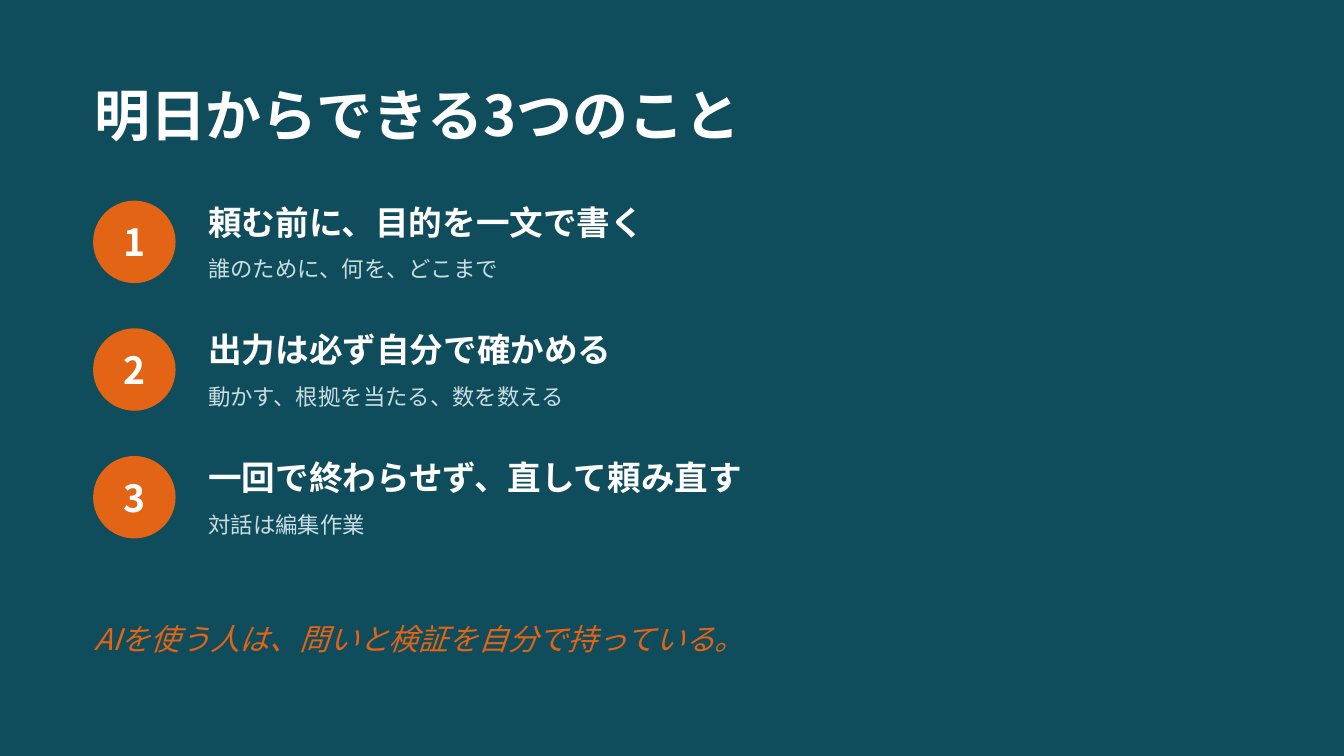
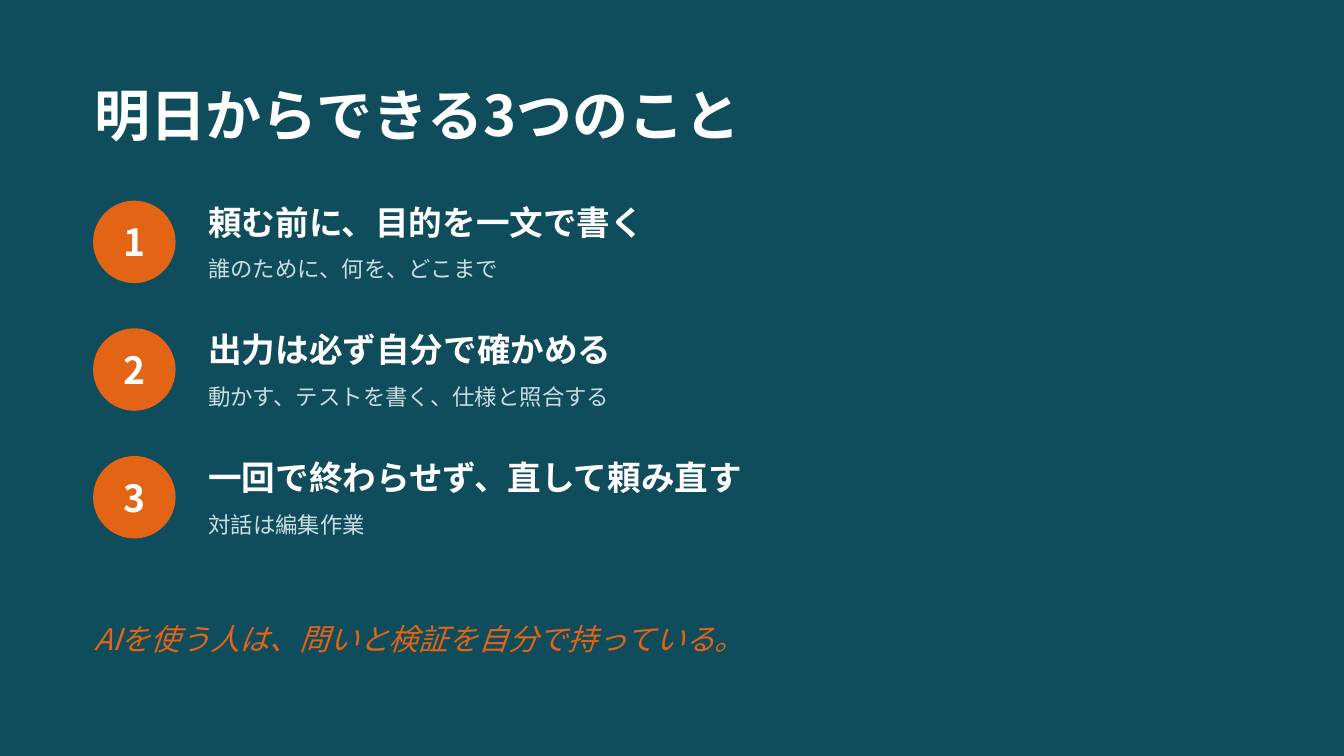
Before and after one commit to moto-k77/hello-world, a slide deck: slide 15 of claude-skills-lecture.pptx. Drawn at 1344x756 pixels with LibreOffice and Linux fonts; fonts in the diff are those of the drawing. Boxes give left, top, right and bottom in pixels: in the first picture for what was removed or moved away, otherwise in the second. Text is boxed around its words. In the diff, an @@ line names an element or a change of style, - is before the commit and + after.

```diff
--- a/claude-skills-lecture.pptx
+++ b/claude-skills-lecture.pptx
@@ text at bbox=[208, 386, 609, 407]: text changed @@
-動かす、根拠を当たる、数を数える
+動かす、テストを書く、仕様と照合する
```
Also in this commit, not shown: 8 other slides changed, 2 other files.
